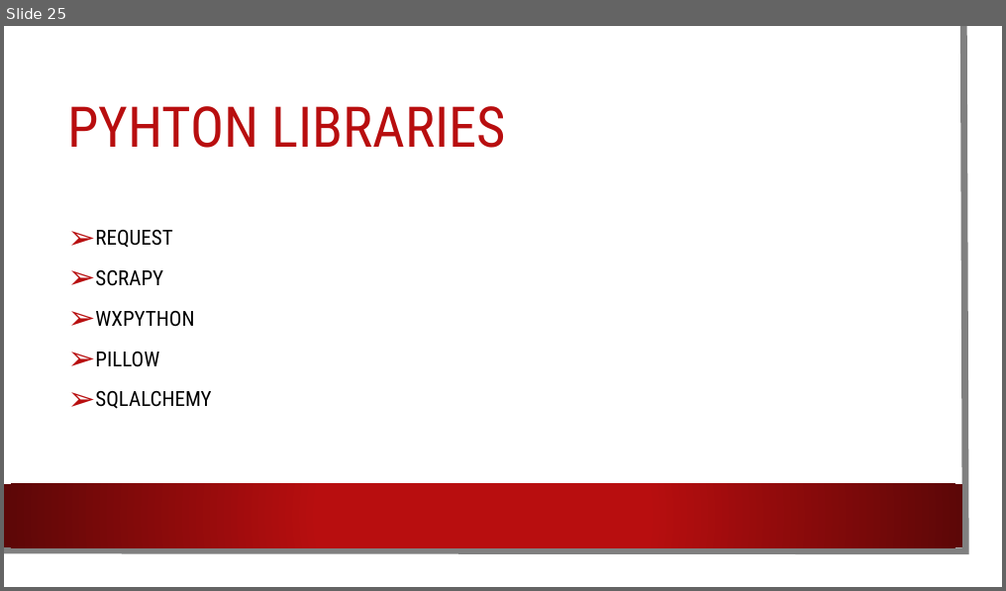
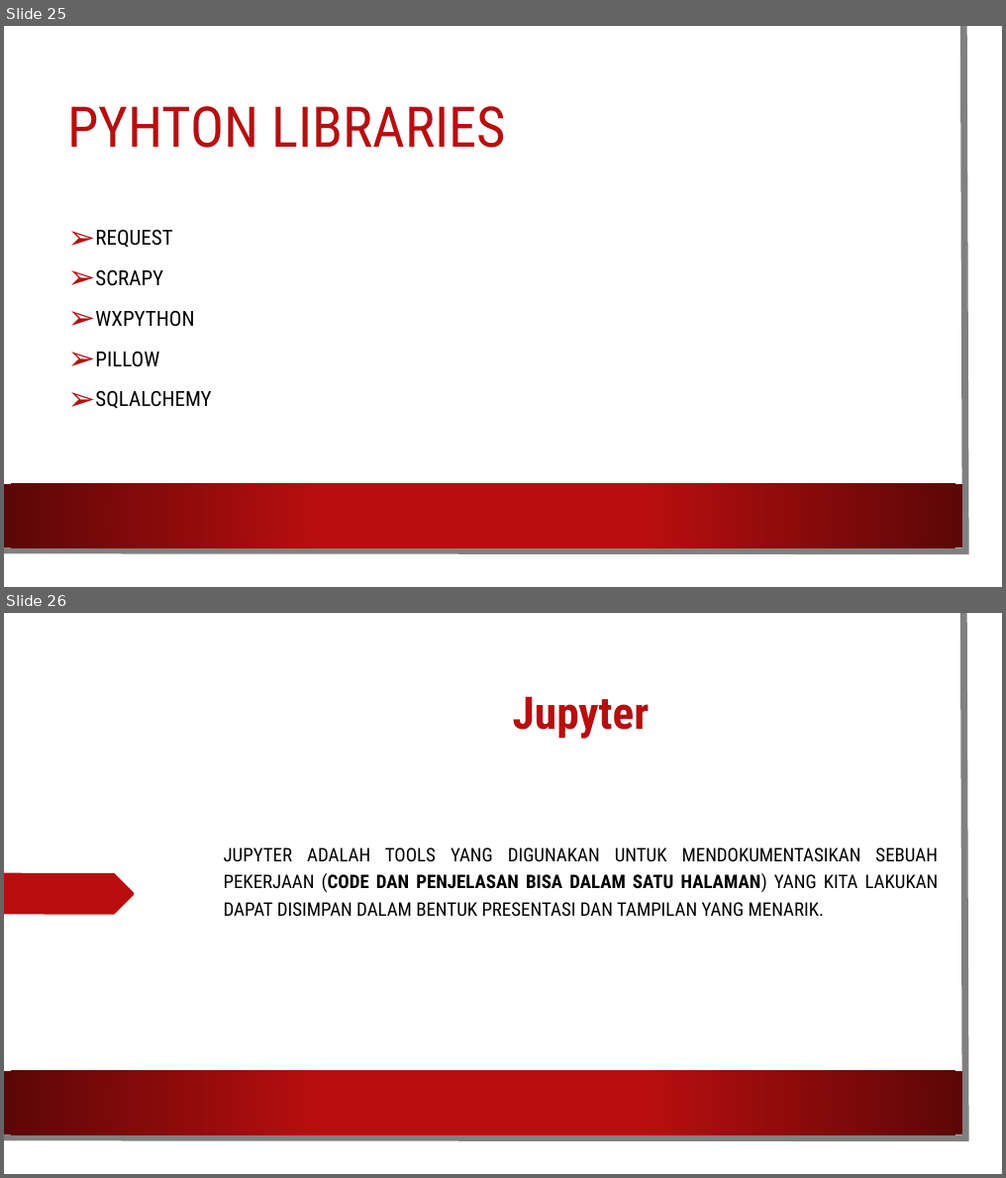
Before and after one commit to Ramanevtahendra/Pengantar-Deep-Learning, a slide deck: Tugas 1/Basic Python.pptx. Shown one above the other, each under a label of ours: slide 25 before the commit, slides 25 and 26 after it. The pictures are 1006x591 and 1006x1178 pixels, drawn with LibreOffice and Linux fonts; fonts in the diff are those of the drawing; background and template pictures are left out. Boxes give left, top, right and bottom in pixels: in the first picture for what was removed or moved away, otherwise in the second. Text is boxed around its words. In the diff, an @@ line names an element or a change of style, - is before the commit and + after.

Commit message:
Slide Baru : Jupyter dan Seaborn

```diff
--- a/Tugas 1/Basic Python.pptx
+++ b/Tugas 1/Basic Python.pptx
@@ slide 26 added at box(4, 613, 1002, 1174), background picture (left out); not listed: 3 template elements that a slide beside it also shows @@
@@ title added at box(513, 696, 649, 739), 43.2 pt, text #B80E0F, bold @@
+Jupyter
@@ text added at box(224, 848, 939, 916), 18 pt, text #000000 @@
+JUPYTER ADALAH TOOLS YANG DIGUNAKAN UNTUK MENDOKUMENTASIKAN SEBUAH PEKERJAAN (CODE DAN PENJELASAN BISA DALAM SATU HALAMAN) YANG KITA LAKUKAN DAPAT DISIMPAN DALAM BENTUK PRESENTASI DAN TAMPILAN YANG MENARIK.
@@ freeform shape added at box(4, 873, 135, 915), fill #B80E0F @@
```
Also in this commit, not shown: 1 slide changed, 8 other slides added.
